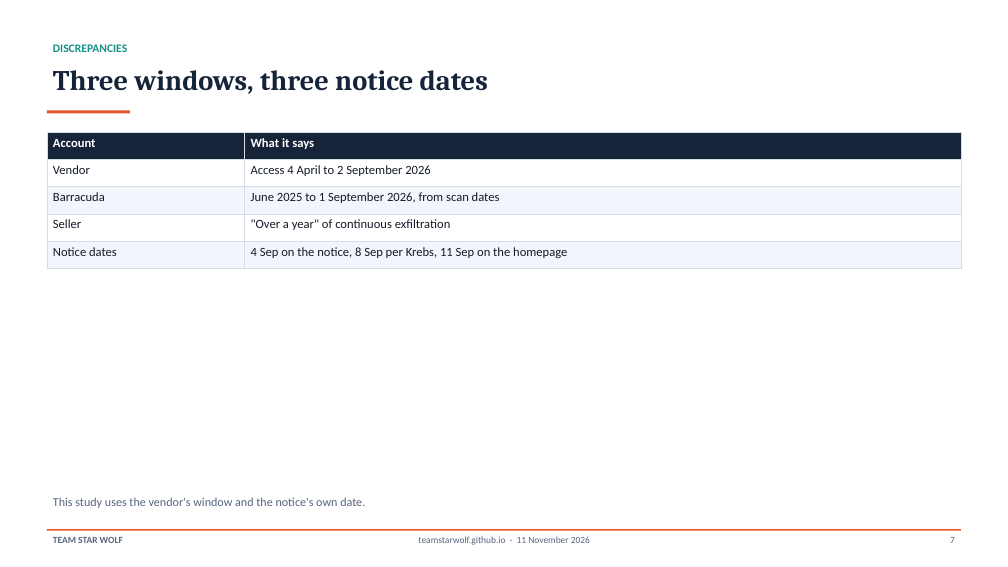
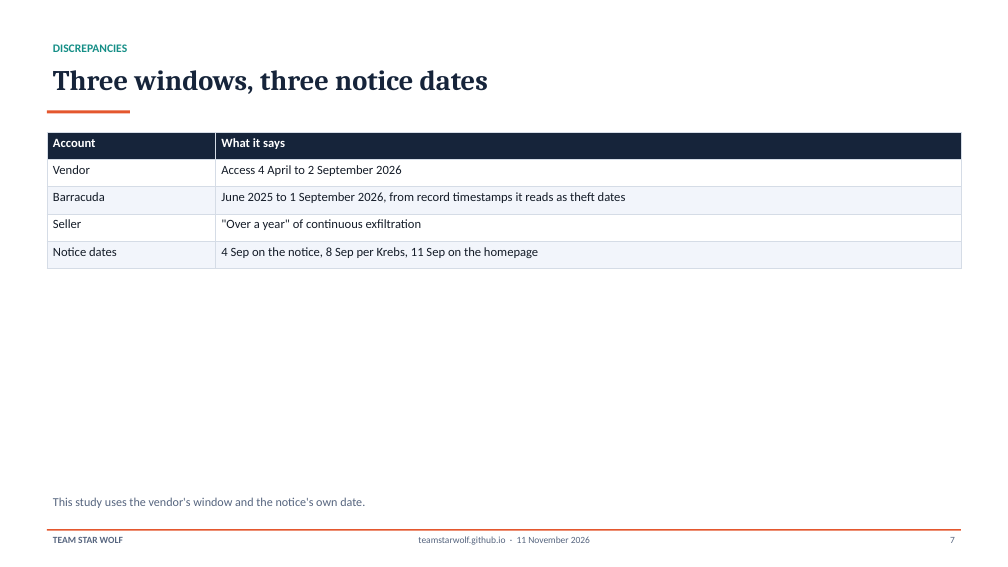
Before and after one commit to TeamStarWolf/TeamStarWolf, a slide deck: slide 7 of case-studies/slides/IDScan_Drivers_License_Breach_2026_Case_Study.pptx. Drawn at 1008x567 pixels with LibreOffice and Linux fonts; fonts in the diff are those of the drawing. Boxes give left, top, right and bottom in pixels: in the first picture for what was removed or moved away, otherwise in the second. Text is boxed around its words. In the diff, an @@ line names an element or a change of style, - is before the commit and + after.

```diff
--- a/case-studies/slides/IDScan_Drivers_License_Breach_2026_Case_Study.pptx
+++ b/case-studies/slides/IDScan_Drivers_License_Breach_2026_Case_Study.pptx
@@ table at box(47, 132, 961, 268) @@
-row 3, column 2: June 2025 to 1 September 2026, from scan dates
+row 3, column 2: June 2025 to 1 September 2026, from record timestamps it reads as theft dates
```
Also in this commit, not shown: 3 other files.
